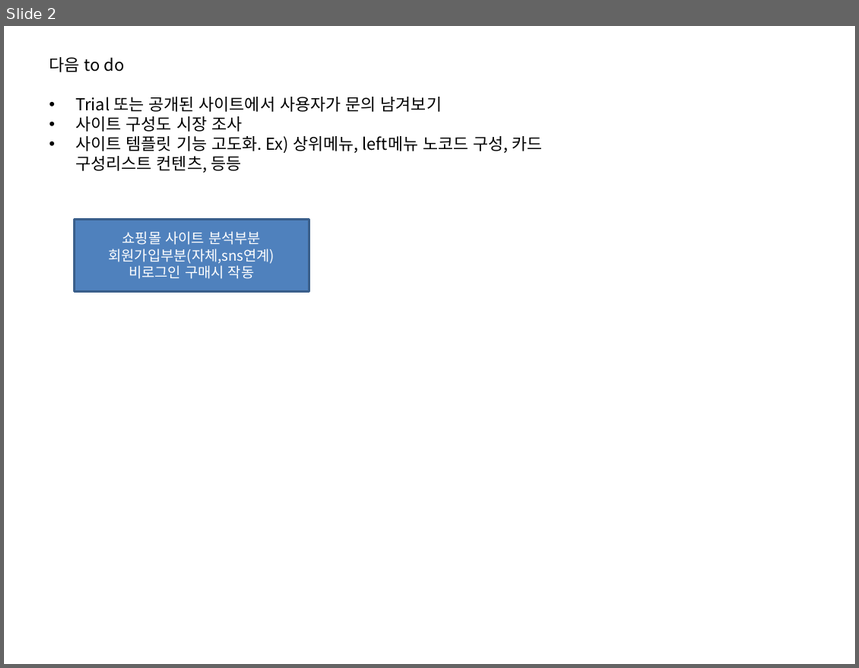
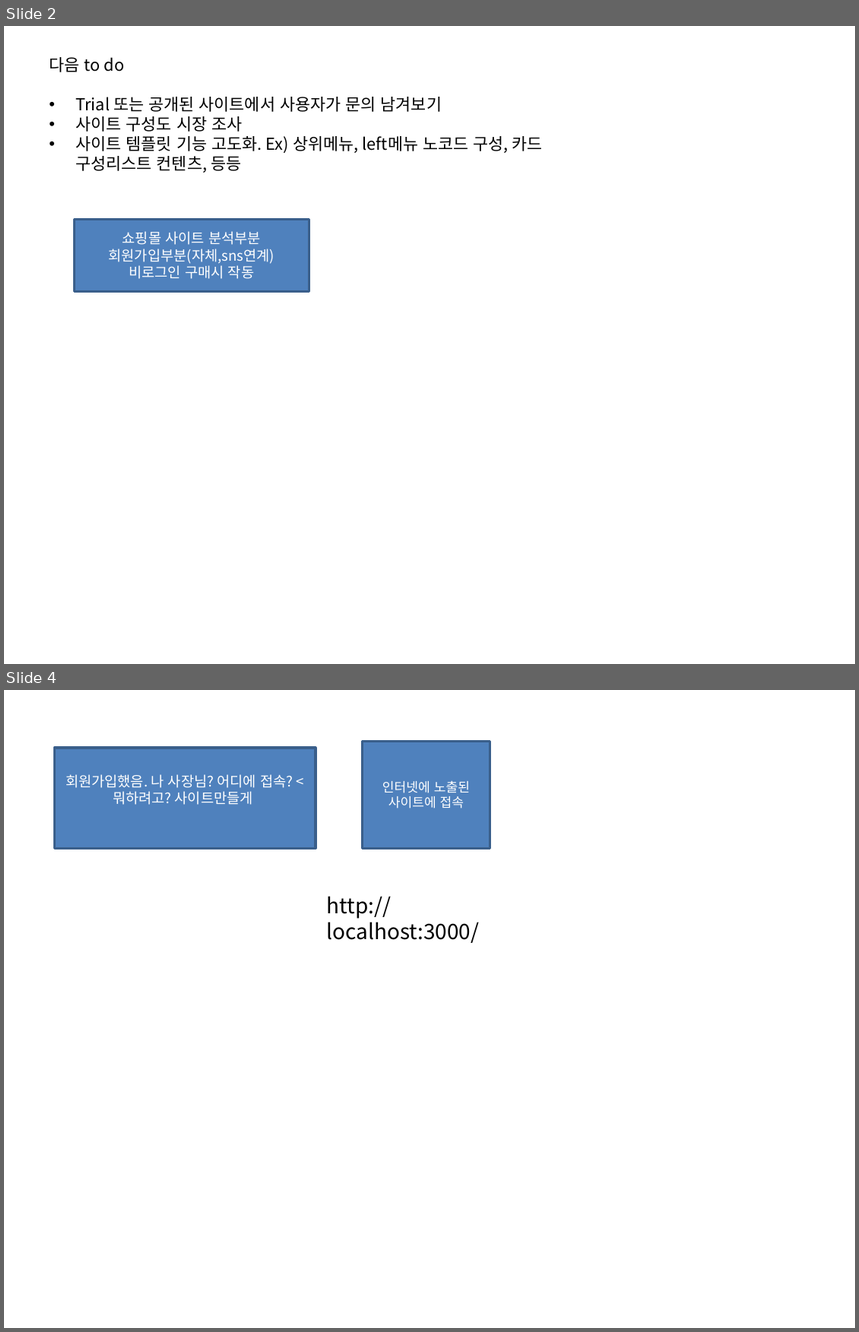
Before and after one commit to oksusoo1/homepageDev, a slide deck: My-plaform기획2.pptx. Shown one above the other, each under a label of ours: slide 2 before the commit, slides 2 and 4 after it; the slides between them are not shown. The pictures are 859x668 and 859x1332 pixels, drawn with LibreOffice and Linux fonts; fonts in the diff are those of the drawing. Boxes give left, top, right and bottom in pixels: in the first picture for what was removed or moved away, otherwise in the second. Text is boxed around its words. In the diff, an @@ line names an element or a change of style, - is before the commit and + after.

```diff
--- a/My-plaform기획2.pptx
+++ b/My-plaform기획2.pptx
@@ slide 4 added at [4,690,855,1328], background #FFFFFF @@
@@ rectangle added at [54,748,316,848], fill #4F81BD, outline #3A5F8C 2 pt, 12 pt, text #FFFFFF @@
+회원가입했음. 나 사장님? 어디에 접속? < 뭐하려고? 사이트만들게
@@ rectangle added at [363,741,490,848], fill #4F81BD, outline #3A5F8C 2 pt, 11 pt, text #FFFFFF @@
+인터넷에 노출된 사이트에 접속
@@ text added at [327,896,480,943], 18 pt, text #000000 @@
+http://localhost:3000/
```
Also in this commit, not shown: 2 other slides added, 4 other files.
